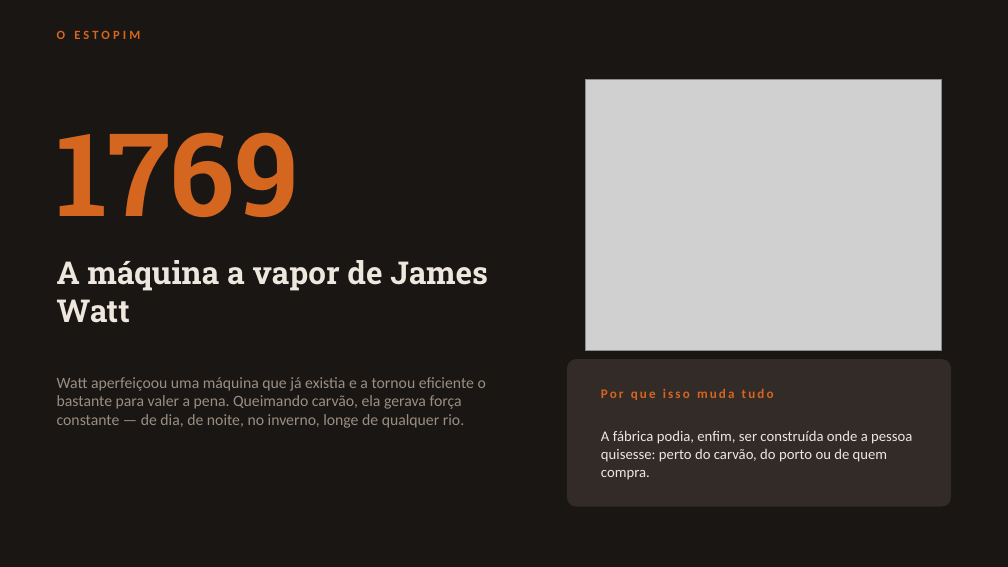
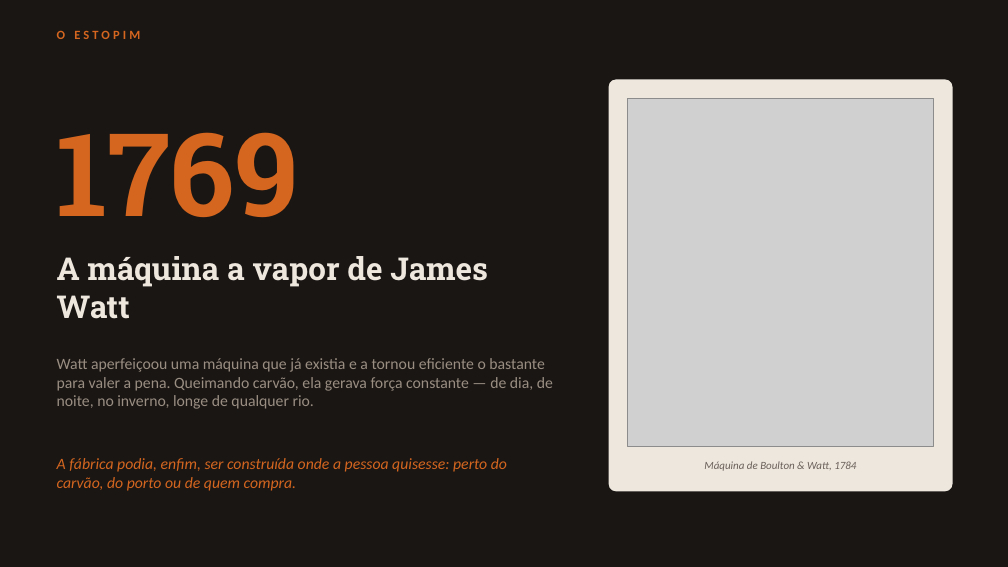
Before and after one commit to guirab734/industry, a slide deck: slide 3 of docs/primeira-revolucao-industrial.pptx. Drawn at 1008x567 pixels with LibreOffice and Linux fonts; fonts in the diff are those of the drawing; grey boxes stand for pictures. Boxes give left, top, right and bottom in pixels: in the first picture for what was removed or moved away, otherwise in the second. Text is boxed around its words. In the diff, an @@ line names an element or a change of style, - is before the commit and + after.

```diff
--- a/docs/primeira-revolucao-industrial.pptx
+++ b/docs/primeira-revolucao-industrial.pptx
@@ rounded rectangle resized from (x1=567, y1=359, x2=951, y2=507) to (x1=609, y1=79, x2=953, y2=492) @@
@@ rounded rectangle at (x1=609, y1=79, x2=953, y2=492): fill #332B27 to #EDE7DE; proportions changed @@
@@ picture resized from (x1=586, y1=79, x2=941, y2=350) to (x1=628, y1=98, x2=934, y2=446) @@
@@ text "A máquina a vapor de ..." moved from (x1=57, y1=260, x2=488, y2=323) to (x1=57, y1=256, x2=488, y2=319) @@
@@ text "Watt aperfeiçoou uma máquina que ..." rewrapped from (x1=57, y1=377, x2=486, y2=428) to (x1=57, y1=358, x2=553, y2=409) @@
@@ text removed at (x1=601, y1=389, x2=774, y2=400) @@
-Por que isso muda tudo
@@ text "A fábrica podia, enfim, ser ..." moved from (x1=601, y1=431, x2=912, y2=480) to (x1=57, y1=458, x2=507, y2=491) @@
@@ text "A fábrica podia, enfim, ser ..." at (x1=57, y1=458, x2=507, y2=491): size 14 to 15 pt, text colour #EDE7DE to #D4661F, italic on @@
@@ text added at (x1=704, y1=461, x2=856, y2=471), 10.5 pt, text #6B615A, italic @@
+Máquina de Boulton & Watt, 1784
```
Also in this commit, not shown: 5 other slides changed, 12 other files.
